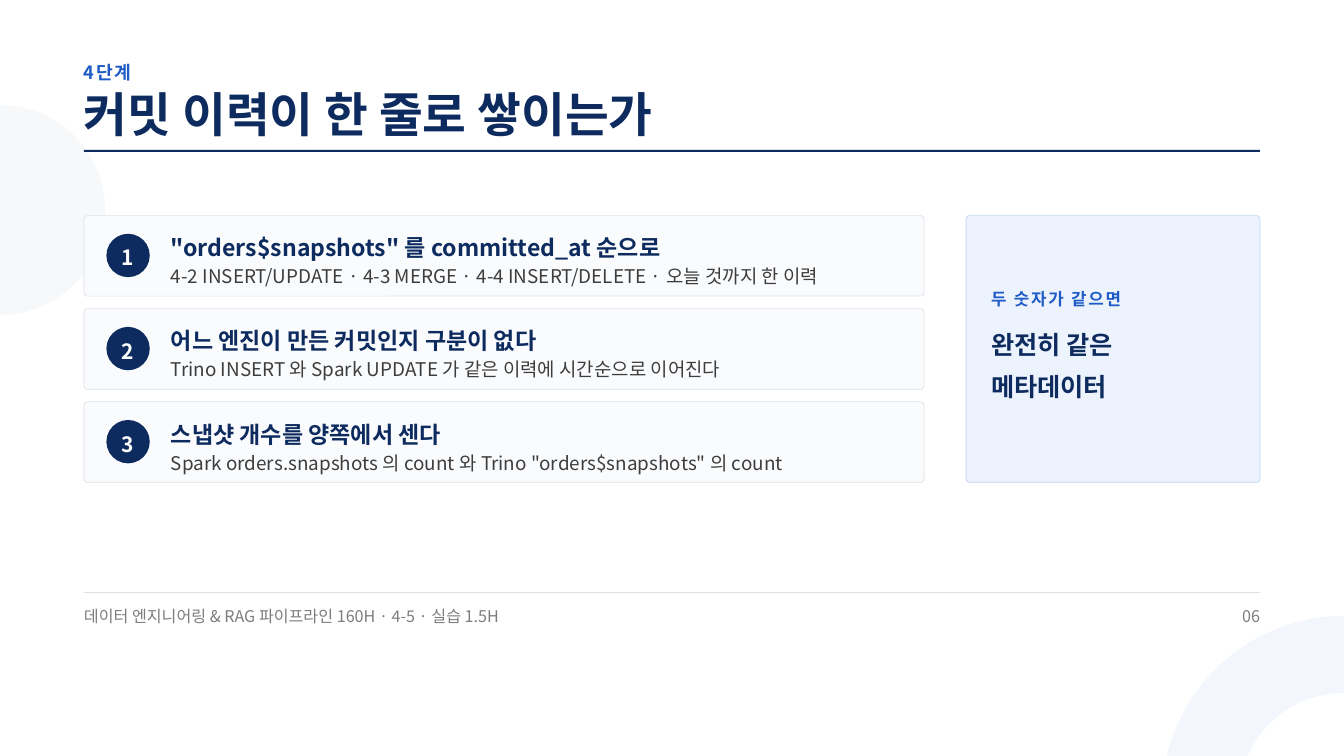
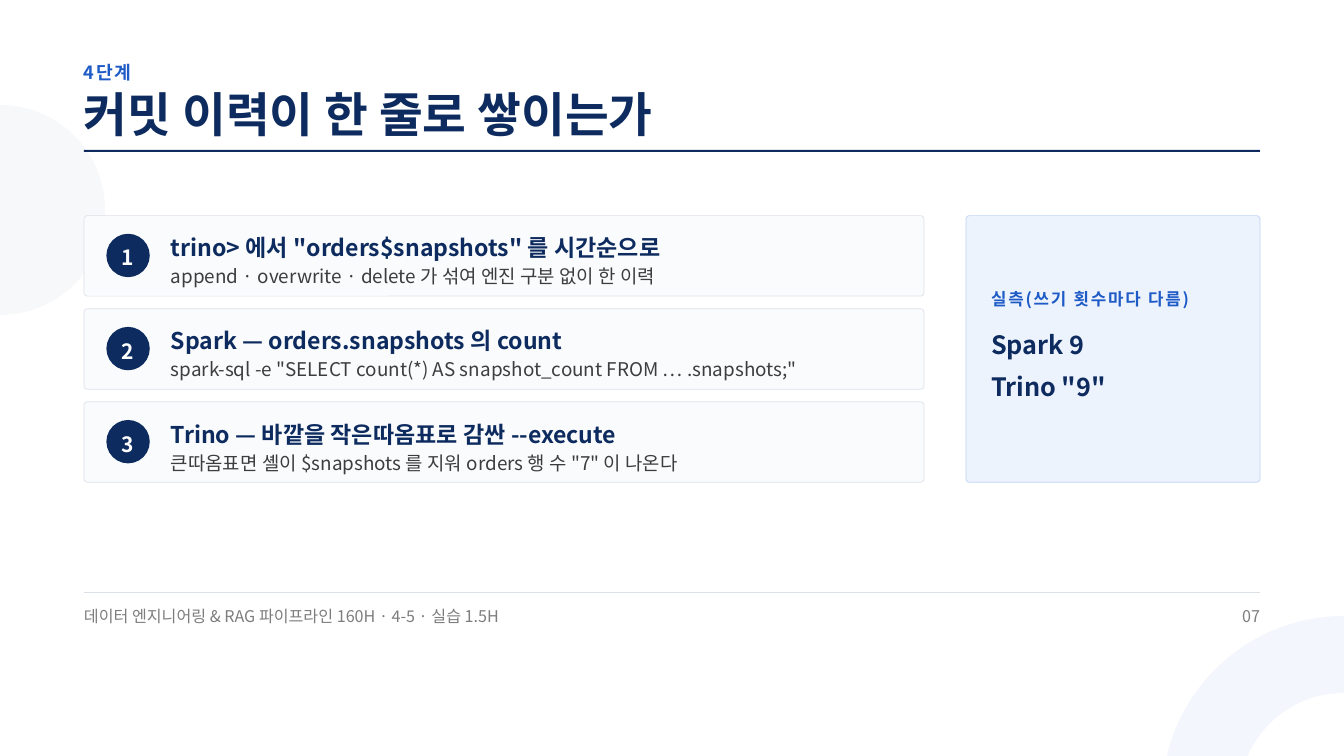
Before and after one commit to aebonlee/materials, a slide deck: slide 7 of data-eng/decks/w4d5s2.pptx (slide 6 before the commit). Drawn at 1344x756 pixels with LibreOffice and Linux fonts; fonts in the diff are those of the drawing. Boxes give left, top, right and bottom in pixels: in the first picture for what was removed or moved away, otherwise in the second. Text is boxed around its words. In the diff, an @@ line names an element or a change of style, - is before the commit and + after.

```diff
--- a/data-eng/decks/w4d5s2.pptx
+++ b/data-eng/decks/w4d5s2.pptx
@@ text at (171,233,660,262): text changed @@
-"orders$snapshots" 를 committed_at 순으로
+trino> 에서 "orders$snapshots" 를 시간순으로
@@ text at (171,267,655,288): text changed @@
-4-2 INSERT/UPDATE · 4-3 MERGE · 4-4 INSERT/DELETE · 오늘 것까지 한 이력
+append · overwrite · delete 가 섞여 엔진 구분 없이 한 이력
@@ text at (991,291,1189,309): text changed @@
-두 숫자가 같으면
+실측(쓰기 횟수마다 다름)
@@ text at (171,329,562,354): text changed @@
-어느 엔진이 만든 커밋인지 구분이 없다
+Spark — orders.snapshots 의 count
@@ text at (991,334,1106,397): text changed @@
-완전히 같은
-메타데이터
+Spark 9
+Trino "9"
@@ text at (171,360,796,381): text changed @@
-Trino INSERT 와 Spark UPDATE 가 같은 이력에 시간순으로 이어진다
+spark-sql -e "SELECT count(*) AS snapshot_count FROM … .snapshots;"
@@ text at (171,423,616,445): text changed @@
-스냅샷 개수를 양쪽에서 센다
+Trino — 바깥을 작은따옴표로 감싼 --execute
@@ text at (171,454,678,475): text changed @@
-Spark orders.snapshots 의 count 와 Trino "orders$snapshots" 의 count
+큰따옴표면 셸이 $snapshots 를 지워 orders 행 수 "7" 이 나온다
@@ text at (1242,610,1260,622): text changed @@
-06
+07
```
Also in this commit, not shown: 9 other slides changed, 1 slide added, 11 other files.
